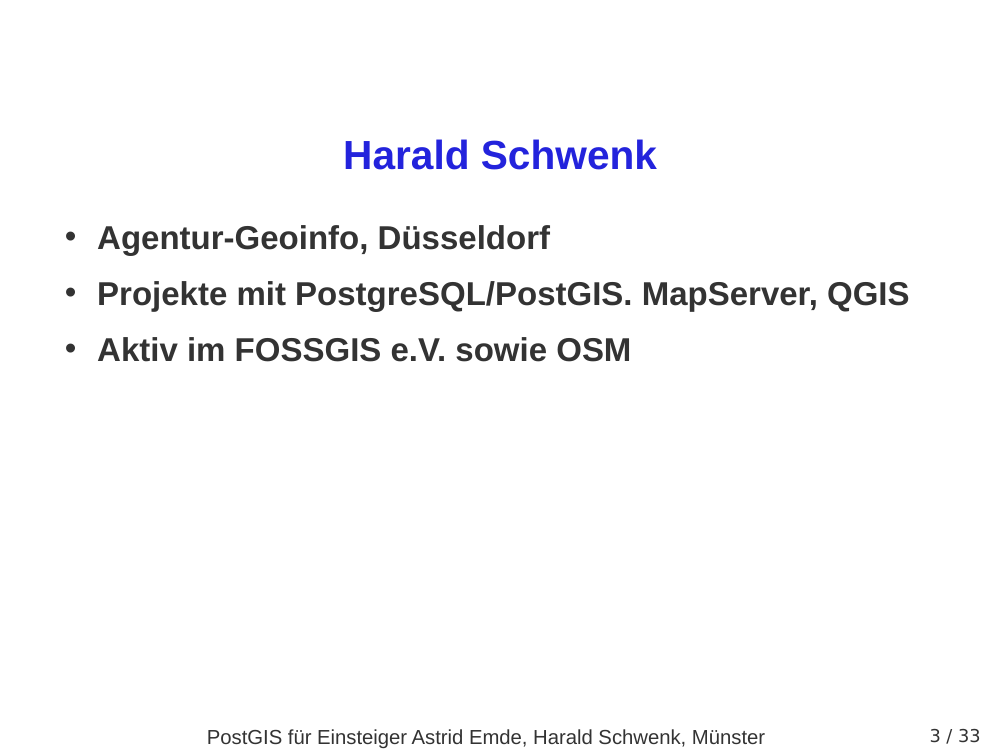
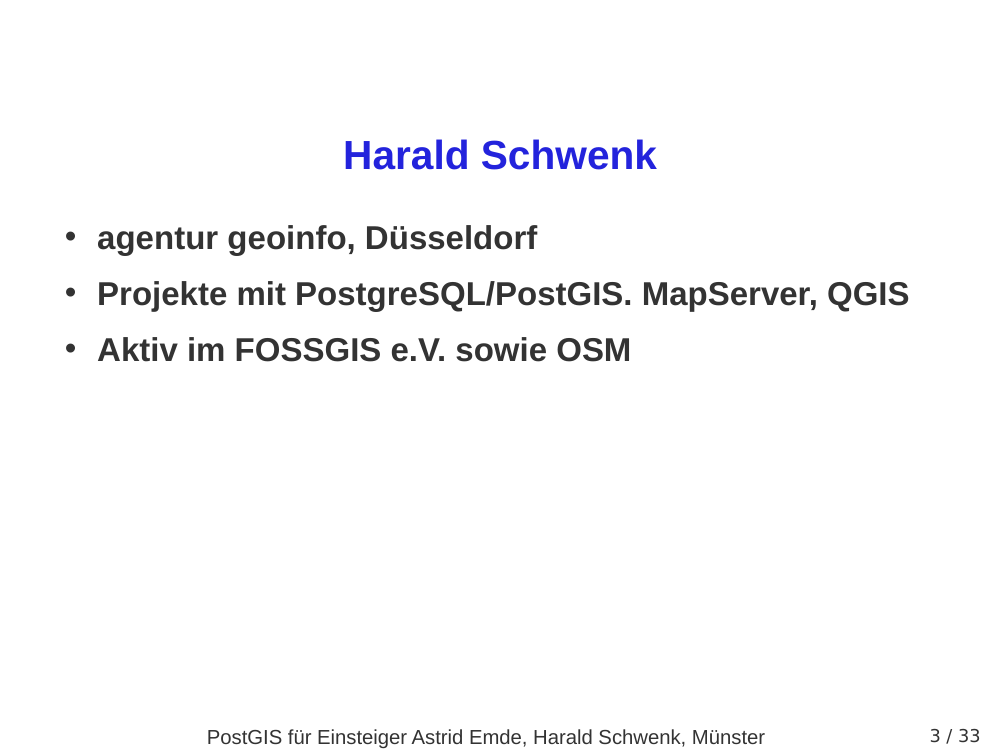
Before and after one commit to astroidex/presentations, a slide deck: slide 3 of FOSSGIS2015/PostGIS_fuer_Einsteiger/FOSSGIS2015_PostGIS_fuer_Einsteiger_AEmde_HSchwenk.odp. Drawn at 1008x756 pixels with LibreOffice and Linux fonts; fonts in the diff are those of the drawing; background and template pictures are left out. Boxes give left, top, right and bottom in pixels: in the first picture for what was removed or moved away, otherwise in the second. Text is boxed around its words. In the diff, an @@ line names an element or a change of style, - is before the commit and + after.

```diff
--- a/FOSSGIS2015/PostGIS_fuer_Einsteiger/FOSSGIS2015_PostGIS_fuer_Einsteiger_AEmde_HSchwenk.odp
+++ b/FOSSGIS2015/PostGIS_fuer_Einsteiger/FOSSGIS2015_PostGIS_fuer_Einsteiger_AEmde_HSchwenk.odp
@@ text at [97,225,537,255]: text changed @@
-• Agentur-Geoinfo, Düsseldorf
+• agentur geoinfo, Düsseldorf
```
Also in this commit, not shown: 1 other slide changed, 1 slide added, 1 slide removed, 1 other file.
